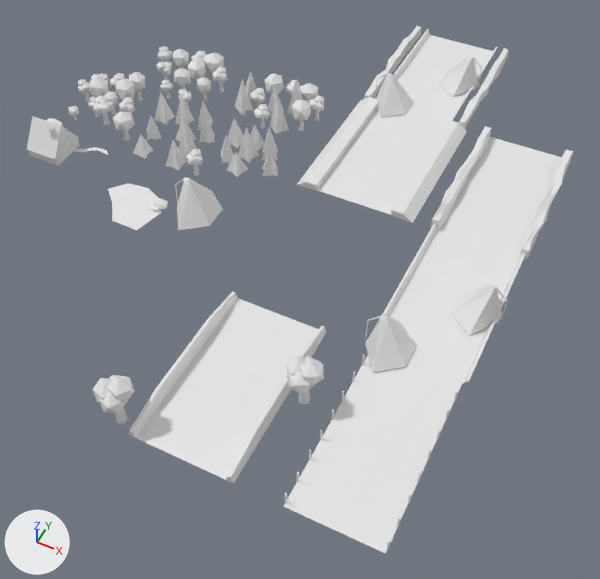
The Blender file assets/models/forest.blend, before and after one commit.
Both versions are drawn from a camera (50 mm lens) standing at (28.3, -61.2, 69.2) and looking at (-2.5, 0.3, -7.6). The lights are fixed; the arrows at lower left show +X, +Y and +Z.

The older version as bpy lines, for what is in view:
```python
ob_border_001 = bpy.data.objects.new('border.001', me_cube_017)
ob_border_001.parent = ob_road_part_c
ob_border_001.location = (0.0, 0.0, 0.0)
ob_border_002 = bpy.data.objects.new('border.002', me_cube_001)
ob_border_002.parent = ob_road_part_b
ob_border_002.location = (-6.5, 0.0, 0.0)
ob_border_003 = bpy.data.objects.new('border.003', me_road_007)
ob_border_003.parent = ob_road_part_a
ob_border_003.location = (0.0, -20.0, 0.0)
ob_border_005 = bpy.data.objects.new('border.005', me_road_005)
ob_border_005.parent = ob_road_part_transition
ob_border_005.location = (0.0, 20.0, 0.0)
ob_road_part_a = bpy.data.objects.new('road_part_a', me_road_006)
ob_road_part_a.parent = ob_parts
ob_road_part_a.location = (0.0, -20.0, 0.0)
ob_streetlamp_light_001 = bpy.data.objects.new('streetlamp_light.001', me_cube_018)
ob_streetlamp_light_001.parent = ob_road_part_c
ob_streetlamp_light_001.location = (0.0, 0.0, 0.0)
ob_streetlamp_light_002 = bpy.data.objects.new('streetlamp_light.002', me_cube_016)
ob_streetlamp_light_002.parent = ob_road_part_b
ob_streetlamp_light_002.location = (6.0, 0.0, 0.0)
ob_streetlamp_light_002.rotation_euler = (0.0, 0.0, 1.571)  # degrees (0, 0, 90)
ob_streetlamp_light_002.scale = (1.56, 1.56, 1.56)
# also in view: 'road_part_c' at (16.0, 0.0, 0.0); 'road_part_b' at (0.0, 40.0, 0.0); 'road_part_e' at (16.0, 20.0, 0.0); '1_trees' at (-14.8, 11.0, 2.6); '2_forest.002' at (-16.6, 21.6, 3.1)
```
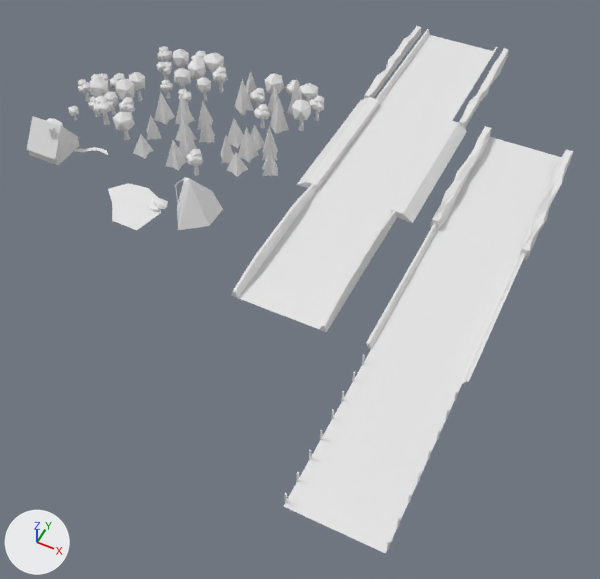
Where the newer file only moved an object's origin or applied its transform, the numbers keep the older frame.

Pixel boxes [x1, y1, x2, y2] of what changed, in the pictures (600 x 579 px):
'road_part_a', moved: before [136, 298, 319, 480]; after [238, 190, 390, 329]
'border.003', reshaped, moved (29% narrower, 23% shorter): before [92, 291, 326, 483]; after [231, 184, 397, 332]
'streetlamp_light.001', deleted: before [365, 285, 502, 372]
'streetlamp_light.002', deleted: before [377, 56, 478, 117]
'border.001', reshaped: before [365, 224, 526, 386]; after [366, 224, 526, 386]
part 1 of me_cube_001, deleted: before [375, 73, 393, 99]
part 2 of me_cube_001, deleted: before [467, 55, 482, 87]
part 3 of me_road_007, deleted: before [92, 355, 324, 424]
part 4 of me_cube_017, deleted: before [365, 315, 390, 340]
part 5 of me_cube_017, deleted: before [488, 284, 507, 320]

What the commit changed:
me_cube_001 has 154 vertices, 138 faces and spans x -1.2..14.2, y -10.0..10.0, z -0.2..4.7.
me_cube_001 is used by ob_border_002; parent ob_road_part_b; location (-6.5, 0.0, 0.0).
me_cube_001 part 1: the loose piece of 33 vertices spanning x 0.4..2.8, y -9.5..-8.5, z 0.0..4.7 is deleted.
me_cube_001 part 2: the loose piece of 33 vertices spanning x 10.2..12.6, y -0.5..0.5, z 0.0..4.7 is deleted.
me_road_007 is used by ob_border_003; parent ob_road_part_a; location (0.0, -20.0, 0.0).
me_road_007 had 296 vertices, 308 faces and spanned x -9.4..9.5, y -10.6..10.0, z 0.0..6.4.
me_road_007 now has 40 vertices, 36 faces and spans x -5.9..5.9, y -10.0..10.0, z 0.0..1.7.
me_road_007 part 3: 14 loose pieces with 256 vertices, spanning x -9.4..9.5, y -10.6..3.2, z 0.0..6.4, are deleted.
me_cube_017 has 82 vertices, 70 faces and spans x -6.1..6.1, y -10.0..10.0, z -0.2..4.7.
me_cube_017 is used by ob_border_001; parent ob_road_part_c; location (0.0, 0.0, 0.0).
me_cube_017 part 4: the loose piece of 33 vertices spanning x -6.1..-3.7, y -9.5..-8.5, z 0.0..4.7 is deleted.
me_cube_017 part 5: the loose piece of 33 vertices spanning x 3.7..6.1, y -0.5..0.5, z 0.0..4.7 is deleted.
Object 'road_part_a' (ob_road_part_a) moves from (0.0, -20.0, 0.0) to (0.0, 0.0, 0.0).
Object 'streetlamp_light.002' (ob_streetlamp_light_002) is deleted.
Object 'streetlamp_light.001' (ob_streetlamp_light_001) is deleted.
